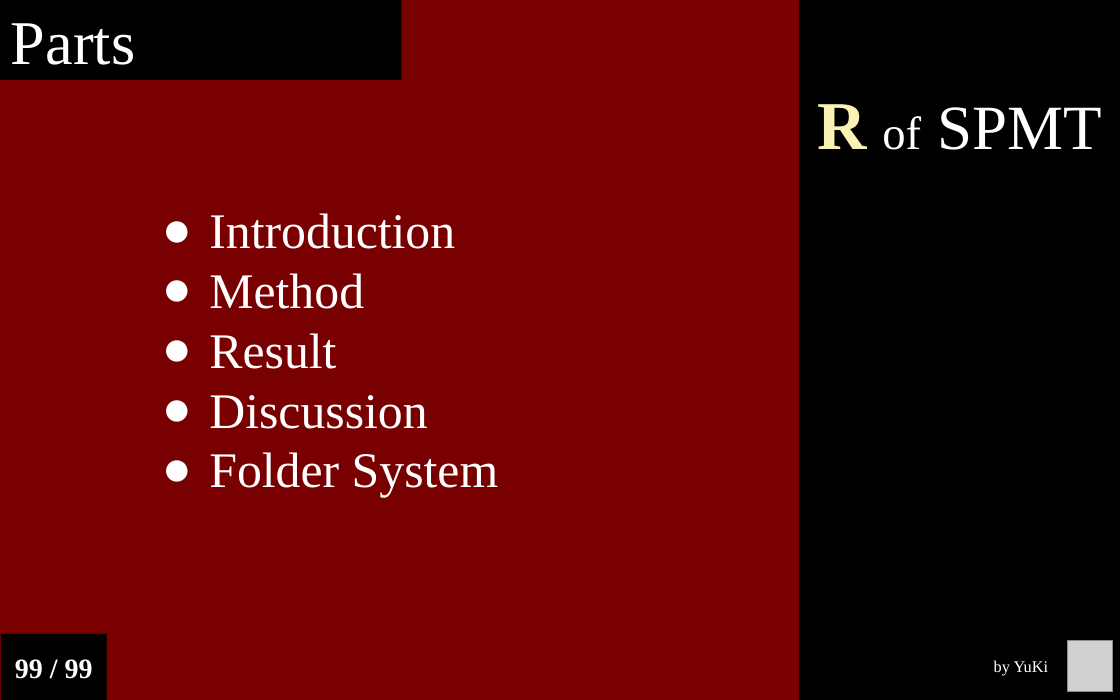
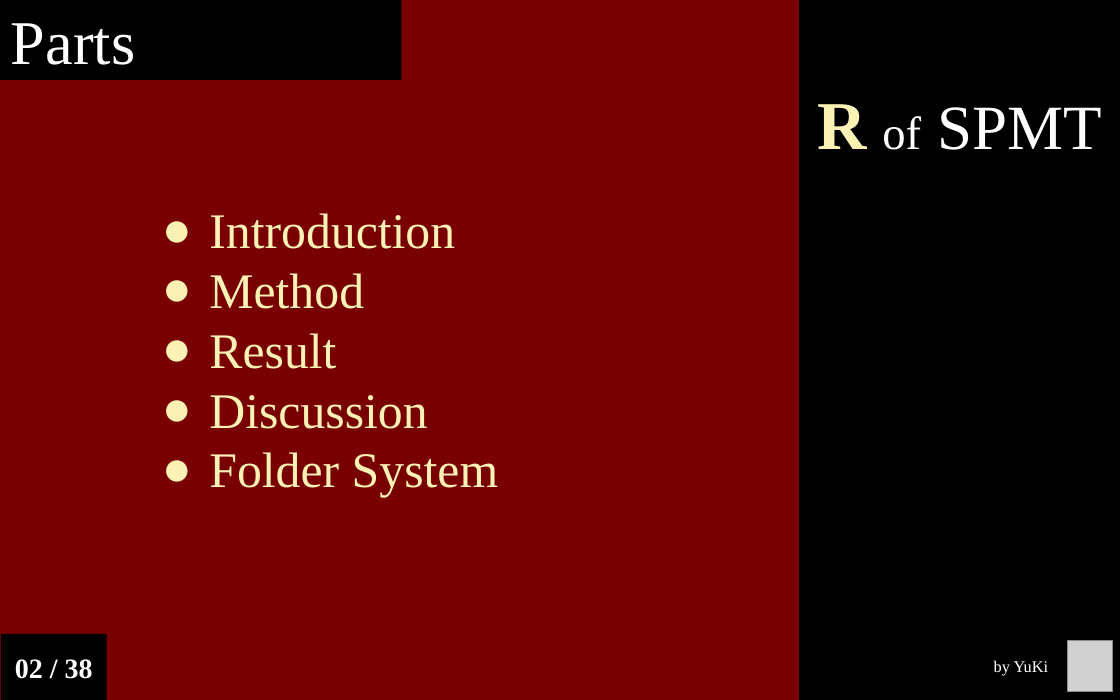
Before and after one commit to Chuan-Peng-Lab/ReliabilitySPE, a slide deck: slide 2 of 6_Reports/6_2_Phase_2/End_Semester_Report.pptx. Drawn at 1120x700 pixels with LibreOffice and Linux fonts; fonts in the diff are those of the drawing; grey boxes stand for pictures. Boxes give left, top, right and bottom in pixels: in the first picture for what was removed or moved away, otherwise in the second. Text is boxed around its words. In the diff, an @@ line names an element or a change of style, - is before the commit and + after.

```diff
--- a/6_Reports/6_2_Phase_2/End_Semester_Report.pptx
+++ b/6_Reports/6_2_Phase_2/End_Semester_Report.pptx
@@ text "Introduction" at box(209, 213, 499, 497): text colour #FFFFFF to #FAF1B4 @@
@@ text in rectangle at box(15, 659, 93, 679): text changed @@
-99 / 99
+02 / 38
```
Also in this commit, not shown: 35 other slides changed, 2 slides added.
